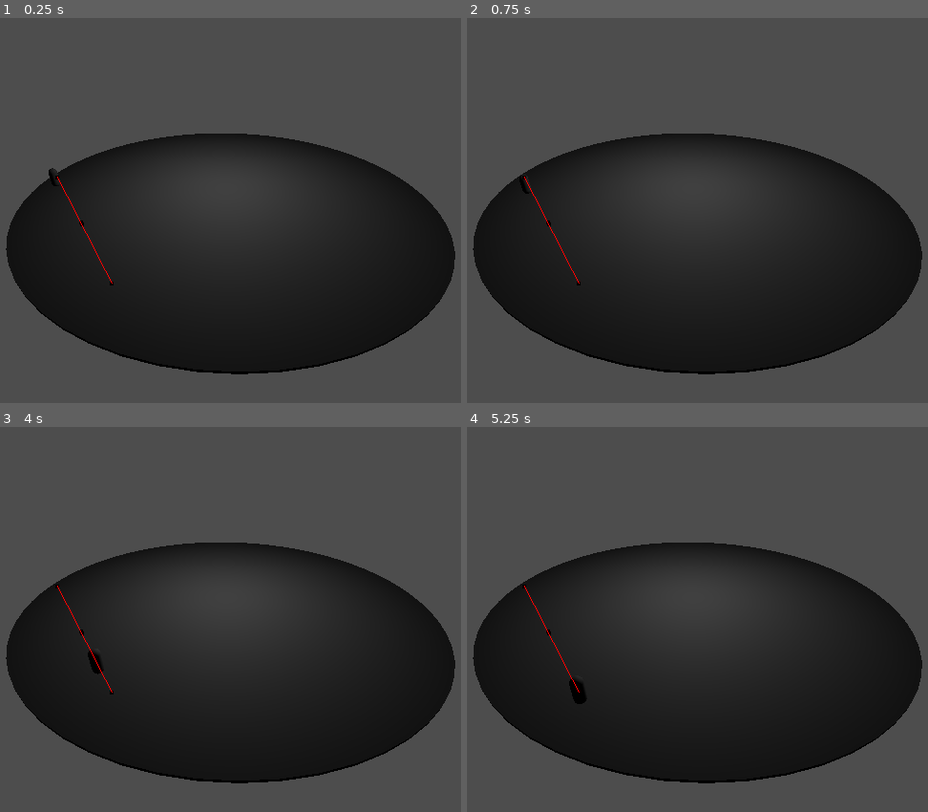
Above: before the commit, frames 1-4 (two rows, left to right).
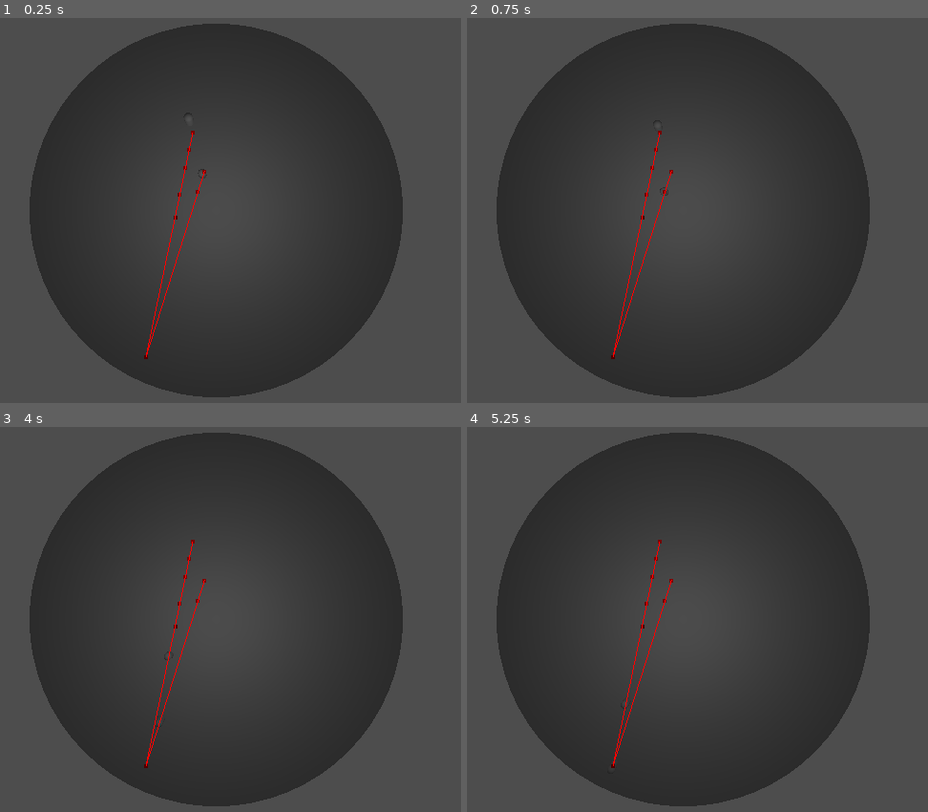
Above: after the commit, the same moments.

Repository: BUNN1E5/PegLightCircus-GGJ2024
Game: Godot game, scene res://workspaces/miguel/miguel_workspace.tscn
Two runs of this game, one before a commit and one after it. Both use one fixed random seed, a clock stepped at 60 frames per second and the inputs below. This scene is started directly instead of the project's main scene.
Inputs:
- Up to frame 1 (0.25 s): no input
- Up to frame 2 (0.75 s): tap Enter at 0.5 s
- Up to frame 3 (4 s): tap Space at 1.25 s; tap Enter at 2 s
- Up to frame 4 (5.25 s): tap Space at 4.25 s; tap Enter at 5 s

The runs differ from the first frame. In frame 1, 37% of the frame differs, in the area x 1-99%, y 1-99%; in frame 2, 37%; in frame 3, 37%; in frame 4, 37%.

Commit message:
Fixed navmesh

Diff:
--- a/workspaces/miguel/miguel_workspace.tscn
+++ b/workspaces/miguel/miguel_workspace.tscn
@@ -14,6 +14,8 @@
 [sub_resource type="CylinderShape3D" id="CylinderShape3D_lbe3c"]
 height = 0.1
 radius = 10.0
+
+[sub_resource type="Environment" id="Environment_os1jt"]
 
 [node name="MiguelWorkspace" type="Node3D"]
 
@@ -31,11 +33,15 @@
 transform = Transform3D(1, -1.21652e-31, 0, -1.21652e-31, 1, 0, 0, 0, 1, 0, 0, 0)
 shape = SubResource("CylinderShape3D_lbe3c")
 
-[node name="PrimaryCharacter" parent="NavigationRegion3D" instance=ExtResource("1_iuusa")]
-transform = Transform3D(1, 0, 0, 0, 1, 0, 0, 0, 1, 0, 0.706322, -5.1906)
+[node name="PrimaryCharacter2" parent="NavigationRegion3D" instance=ExtResource("1_iuusa")]
+transform = Transform3D(1, 0, 0, 0, 1, 0, 0, 0, 1, -0.608397, 1.41264, -2.03089)
+
+[node name="PrimaryCharacter3" parent="NavigationRegion3D" instance=ExtResource("1_iuusa")]
+transform = Transform3D(1, 0, 0, 0, 1, 0, 0, 0, 1, -1.21679, 2.82529, -4.06178)
 
 [node name="Camera3D" type="Camera3D" parent="."]
-transform = Transform3D(0.99999, -0.00442161, -0.001232, 0.00442328, 0.856607, 0.515951, -0.00122599, -0.515951, 0.856617, -0.558326, 6.65591, 13.6532)
+transform = Transform3D(1, 0, 0, 0, -4.37114e-08, 1, 0, -1, -4.37114e-08, 0, 15, 0)
+environment = SubResource("Environment_os1jt")
 
 [node name="OmniLight3D" type="OmniLight3D" parent="."]
 transform = Transform3D(1, 0, 0, 0, 1, 0, 0, 0, 1, 0, 5.78116, 0)
--- a/workspaces/miguel/pathfinding.gd
+++ b/workspaces/miguel/pathfinding.gd
@@ -7,7 +7,6 @@
 # https://www.youtube.com/watch?v=EOocBMBbL-E
 @onready var agent: NavigationAgent3D = $NavigationAgent3D
 @onready var entrancePoint: Marker3D = get_node("/root/MiguelWorkspace/Targets/Entrance")
-var target: Vector3
 var identifier = 0
 
 
@@ -17,11 +16,11 @@
 func actor_setup():
 	await get_tree().physics_frame
 	# set at spawn point
-	self.global_position = entrancePoint.position
+	#self.global_position = entrancePoint.position <-THIS WAS your problem
 	# static points don't work for multiple units.
-	agent.set_target_position(Vector3(-3.654545, 0, 7.622066))
+	#agent.set_target_position(Vector3(-3.654545, 0, 7.622066))
 	# randomized locations work for more than 1 unit.
-	# pickNewLocation()
+	pickNewLocation(Vector3(-3.654545, 0, 7.622066))
 
 
 func _physics_process(delta):
@@ -38,9 +37,10 @@
 
 	move_and_slide()
 
-func pickNewLocation():
-	target = random_inside_unit_circle()
-	target = target * CIRCLE_SIZE
+func pickNewLocation(target):
+	if target == null:
+		target = random_inside_unit_circle()
+		target = target * CIRCLE_SIZE # <- This was the verdict
 	print(target)
 	agent.set_target_position(target)
 
Not shown, added: Concepts/PeglightcircusConcept.png.import
Not shown, added: models/Enviroment/circus_blockout.blend.import
Not shown, added: models/pegson/pegson_base.blend.import
Not shown, added: models/pegson/pegson_base_with_procedual_wood.blend.import
Not shown, added: models/pegsonModels_ringmaster.blend.import
Not shown, added: models/pegson_base_with_procedual_wood.blend.import
Not shown, added: models/ringmaster.png.import
Not shown: 1 places in workspaces/miguel/miguel_workspace.tscn that only renumber resources
Not shown, added: models/Enviroment/circus_blockout.blend
Not shown, added: models/pegson/pegson_base.blend
Not shown, added: models/pegson/pegson_base_with_procedual_wood.blend
